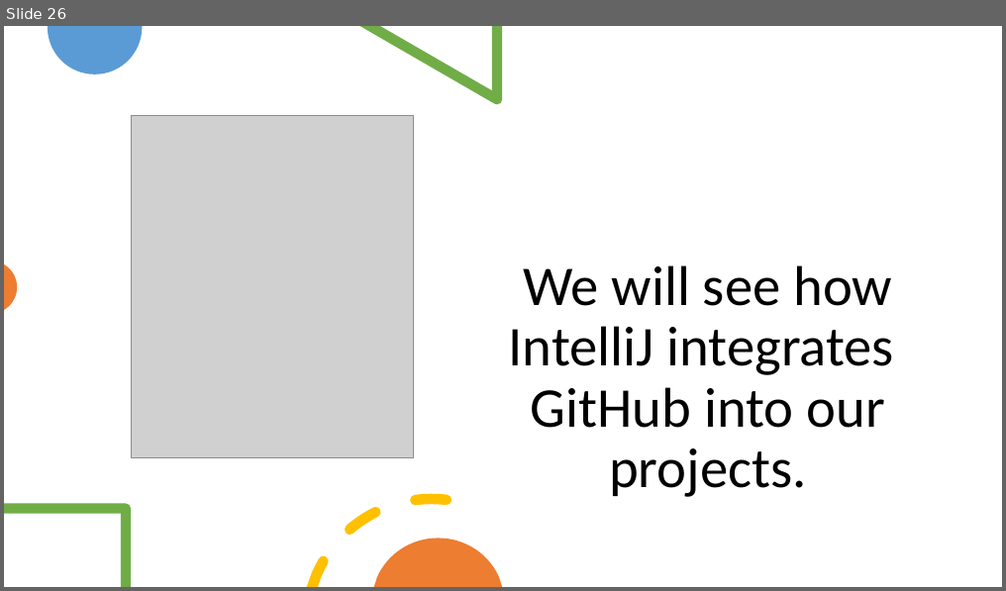
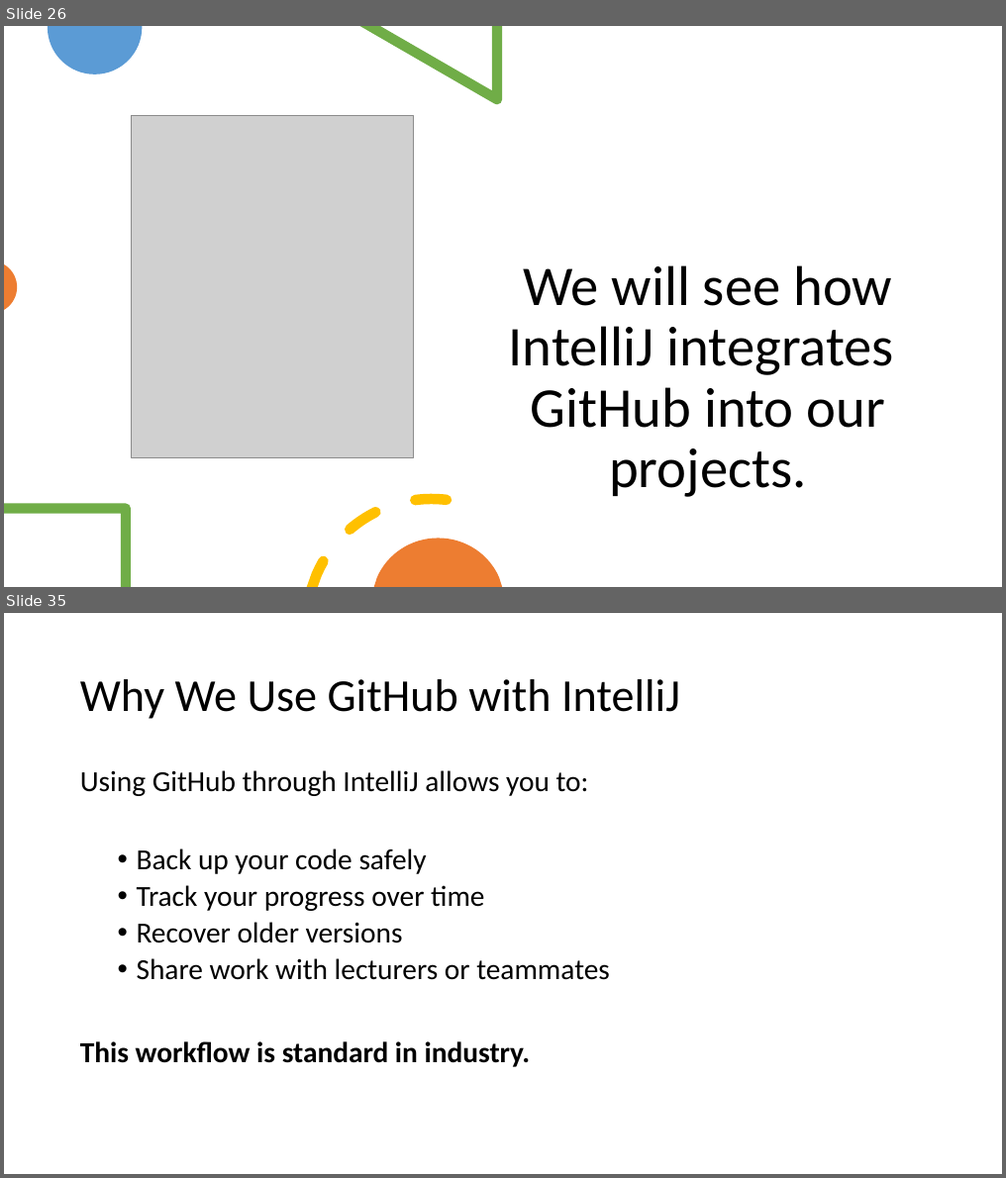
Before and after one commit to Programming-Fundamentals-SETU/prog-fund-2-jan-26, a slide deck: topic02-primitive-arrays/unit-02a-lectures/talk-4-github/github.pptx. Shown one above the other, each under a label of ours: slide 26 before the commit, slides 26 and 35 after it; the slides between them are not shown. The pictures are 1006x591 and 1006x1178 pixels, drawn with LibreOffice and Linux fonts; fonts in the diff are those of the drawing; grey boxes stand for pictures. Boxes give left, top, right and bottom in pixels: in the first picture for what was removed or moved away, otherwise in the second. Text is boxed around its words. In the diff, an @@ line names an element or a change of style, - is before the commit and + after.

```diff
--- a/topic02-primitive-arrays/unit-02a-lectures/talk-4-github/github.pptx
+++ b/topic02-primitive-arrays/unit-02a-lectures/talk-4-github/github.pptx
@@ slide 35 added at [4, 613, 1002, 1174], background #FFFFFF @@
@@ title added at [80, 679, 680, 719], 44 pt, text #000000 @@
+Why We Use GitHub with IntelliJ
@@ text added at [80, 770, 610, 1067], 28 pt, text #000000 @@
+Using GitHub through IntelliJ allows you to:
+  • Back up your code safely
+  • Track your progress over time
+  • Recover older versions
+  • Share work with lecturers or teammates
+This workflow is standard in industry.
```
Also in this commit, not shown: 1 slide changed, 8 other slides added, 17 other files.
